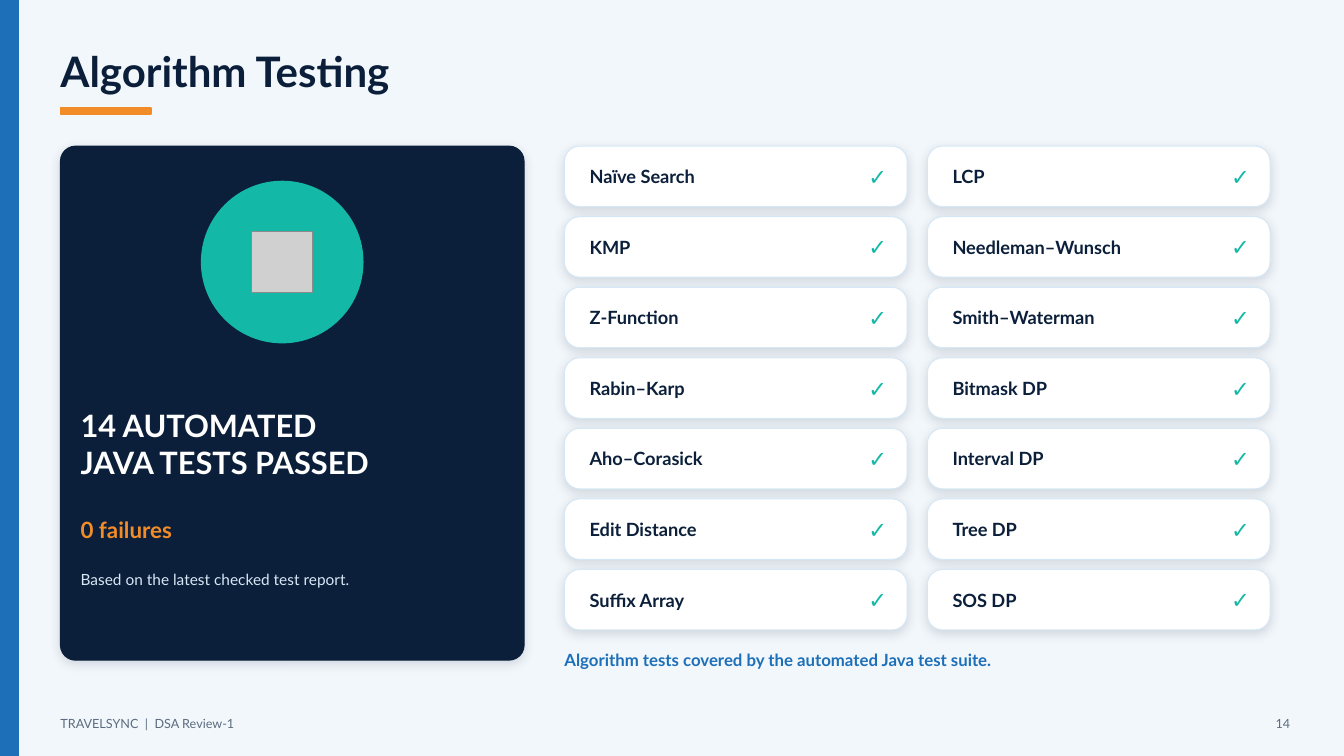
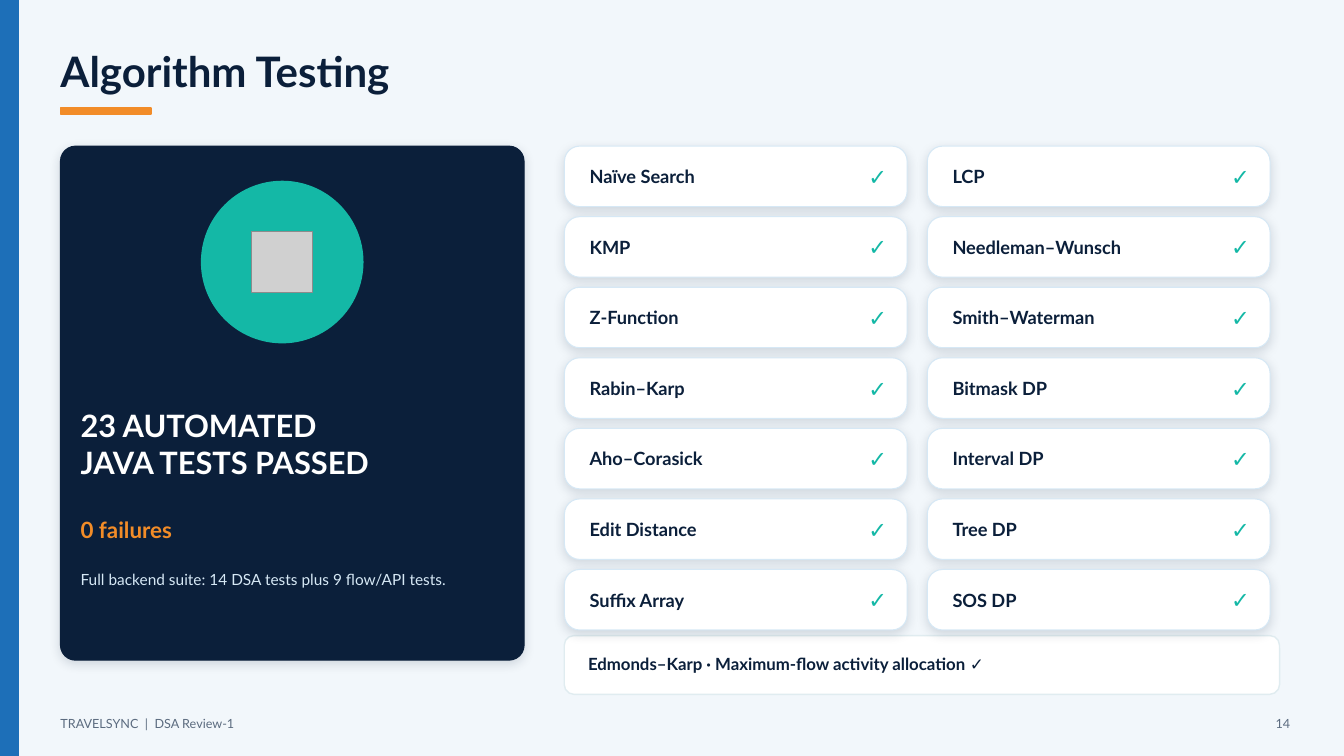
Before and after one commit to Yagati-Keerthika/TravelSync, a slide deck: slide 14 of docs/TravelSync_DSA_Review1.pptx. Drawn at 1344x756 pixels with LibreOffice and Linux fonts; fonts in the diff are those of the drawing; grey boxes stand for pictures. Boxes give left, top, right and bottom in pixels: in the first picture for what was removed or moved away, otherwise in the second. Text is boxed around its words. In the diff, an @@ line names an element or a change of style, - is before the commit and + after.

Commit message:
Add Edmonds-Karp activity allocation

```diff
--- a/docs/TravelSync_DSA_Review1.pptx
+++ b/docs/TravelSync_DSA_Review1.pptx
@@ text at (x1=81, y1=414, x2=317, y2=438): text changed @@
-14 AUTOMATED
+23 AUTOMATED
@@ text at (x1=81, y1=573, x2=446, y2=588): text changed @@
-Based on the latest checked test report.
+Full backend suite: 14 DSA tests plus 9 flow/API tests.
@@ rounded rectangle added at (x1=565, y1=636, x2=1280, y2=695), fill #FFFFFF, outline #E0ECF0 1 pt @@
@@ text at (x1=588, y1=657, x2=965, y2=673): text changed; text colour #1D6FB8 to #0B1F3A @@
-Algorithm tests covered by the automated Java test suite.
+Edmonds–Karp · Maximum-flow activity allocation ✓
```
Also in this commit, not shown: 7 other slides changed, 1 slide added, 14 other files.
